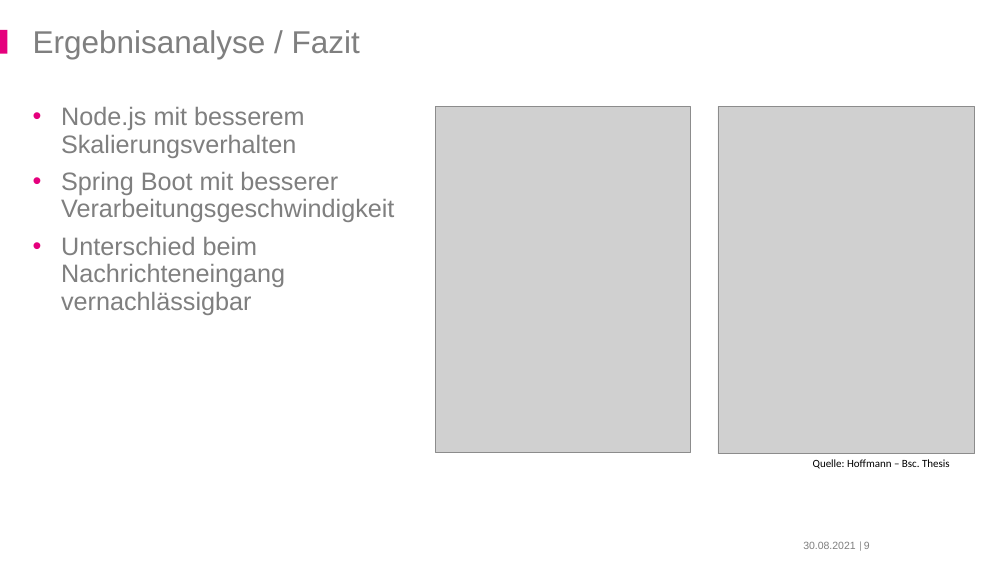
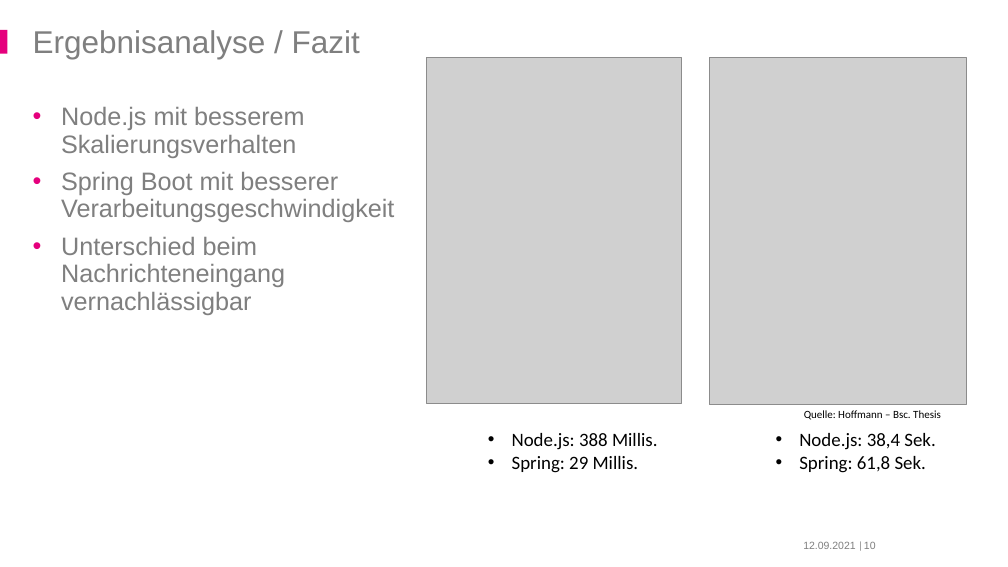
Before and after one commit to derMacon/serverless-bsc-thesis, a slide deck: slide 10 of slides/uni/hoffmann_serverless.pptx (slide 9 before the commit). Drawn at 1008x567 pixels with LibreOffice and Linux fonts; fonts in the diff are those of the drawing; grey boxes stand for pictures; background and template pictures are left out. Boxes give left, top, right and bottom in pixels: in the first picture for what was removed or moved away, otherwise in the second. Text is boxed around its words. In the diff, an @@ line names an element or a change of style, - is before the commit and + after.

```diff
--- a/slides/uni/hoffmann_serverless.pptx
+++ b/slides/uni/hoffmann_serverless.pptx
@@ 2 pictures, 1 text moved together from (x1=436, y1=107, x2=975, y2=469) to (x1=426, y1=57, x2=966, y2=420) @@
@@ text added at (x1=512, y1=433, x2=658, y2=473), 18 pt, text #000000 @@
+• Node.js: 388 Millis.
+• Spring: 29 Millis.
@@ text added at (x1=799, y1=433, x2=935, y2=473), 18 pt, text #000000 @@
+• Node.js: 38,4 Sek.
+• Spring: 61,8 Sek.
@@ text at (x1=803, y1=542, x2=855, y2=549): text changed @@
-30.08.2021
+12.09.2021
@@ page number at (x1=864, y1=542, x2=876, y2=549): text changed @@
-9
+10
```
Also in this commit, not shown: 25 other slides changed, 3 slides added, 1 other file.
